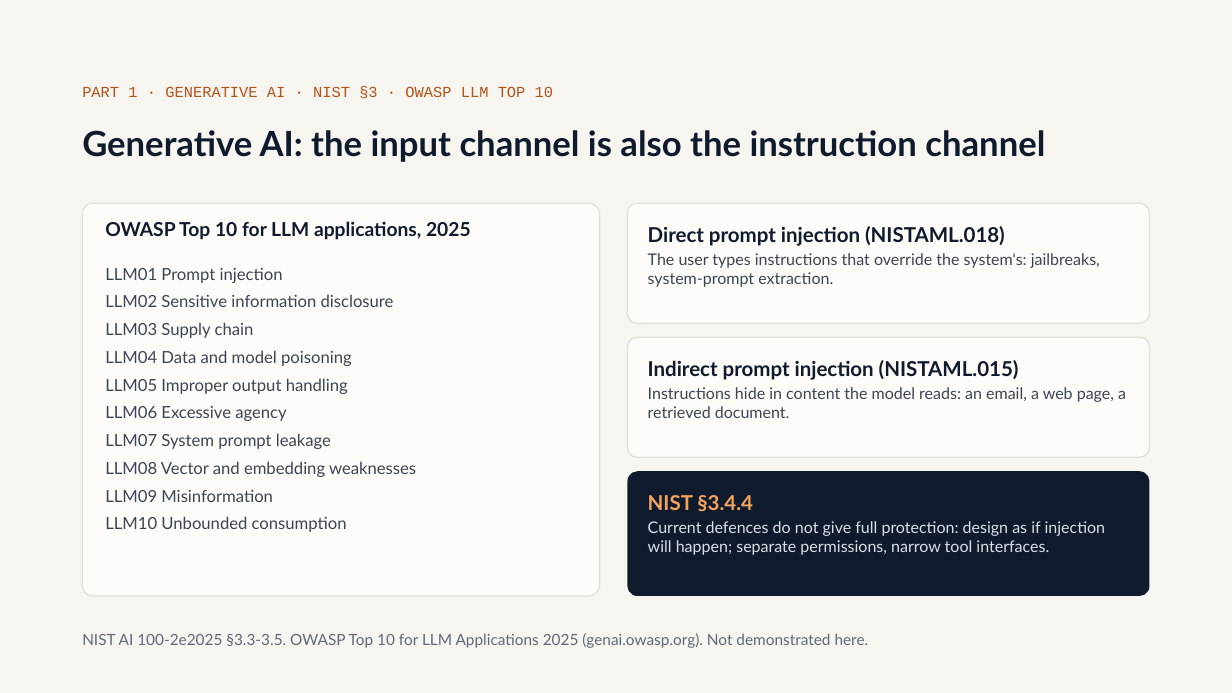
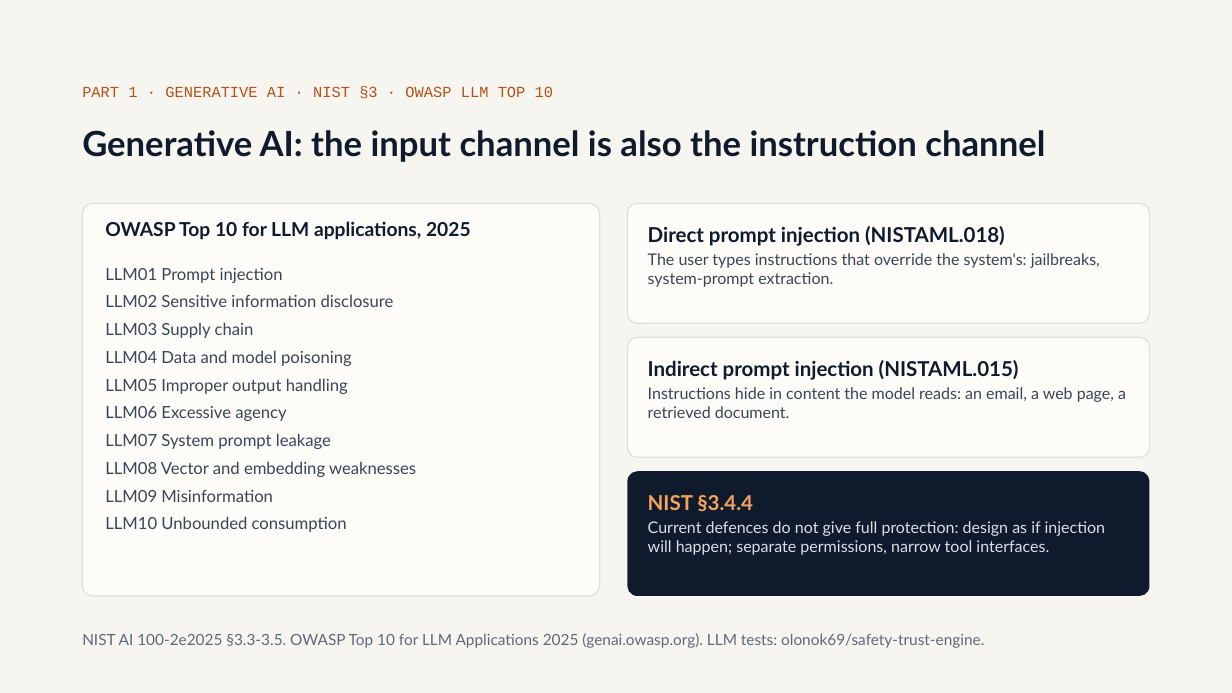
Before and after one commit to olonok69/graimatter_ML, a slide deck: slide 11 of docs/Adversarial_ML.pptx. Drawn at 1232x693 pixels with LibreOffice and Linux fonts; fonts in the diff are those of the drawing. Boxes give left, top, right and bottom in pixels: in the first picture for what was removed or moved away, otherwise in the second. Text is boxed around its words. In the diff, an @@ line names an element or a change of style, - is before the commit and + after.

Commit message:
Point to safety-trust-engine for testing LLMs and agents

```diff
--- a/docs/Adversarial_ML.pptx
+++ b/docs/Adversarial_ML.pptx
@@ text at (82,633,984,648): text changed @@
-NIST AI 100-2e2025 §3.3-3.5. OWASP Top 10 for LLM Applications 2025 (genai.owasp.org). Not demonstrated here.
+NIST AI 100-2e2025 §3.3-3.5. OWASP Top 10 for LLM Applications 2025 (genai.owasp.org). LLM tests: olonok69/safety-trust-engine.
```
Also in this commit, not shown: 1 other slide changed, 4 other files.
